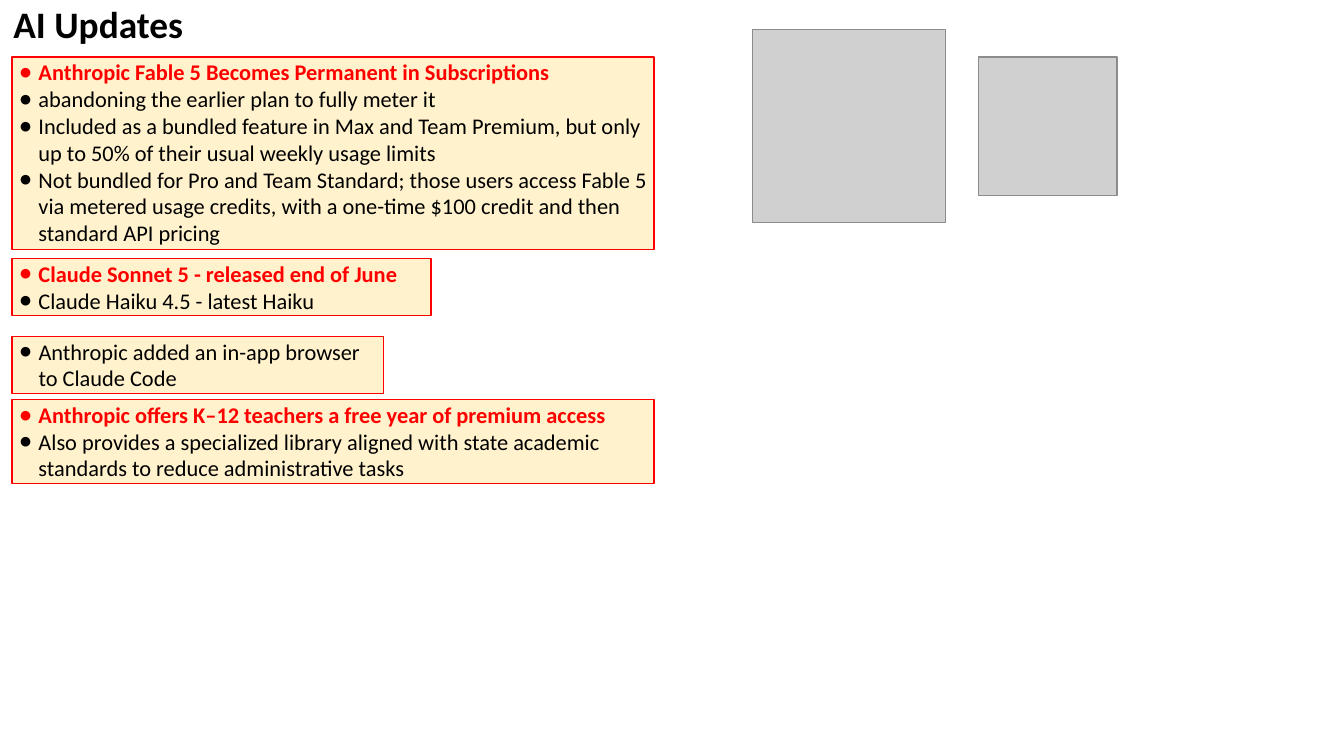
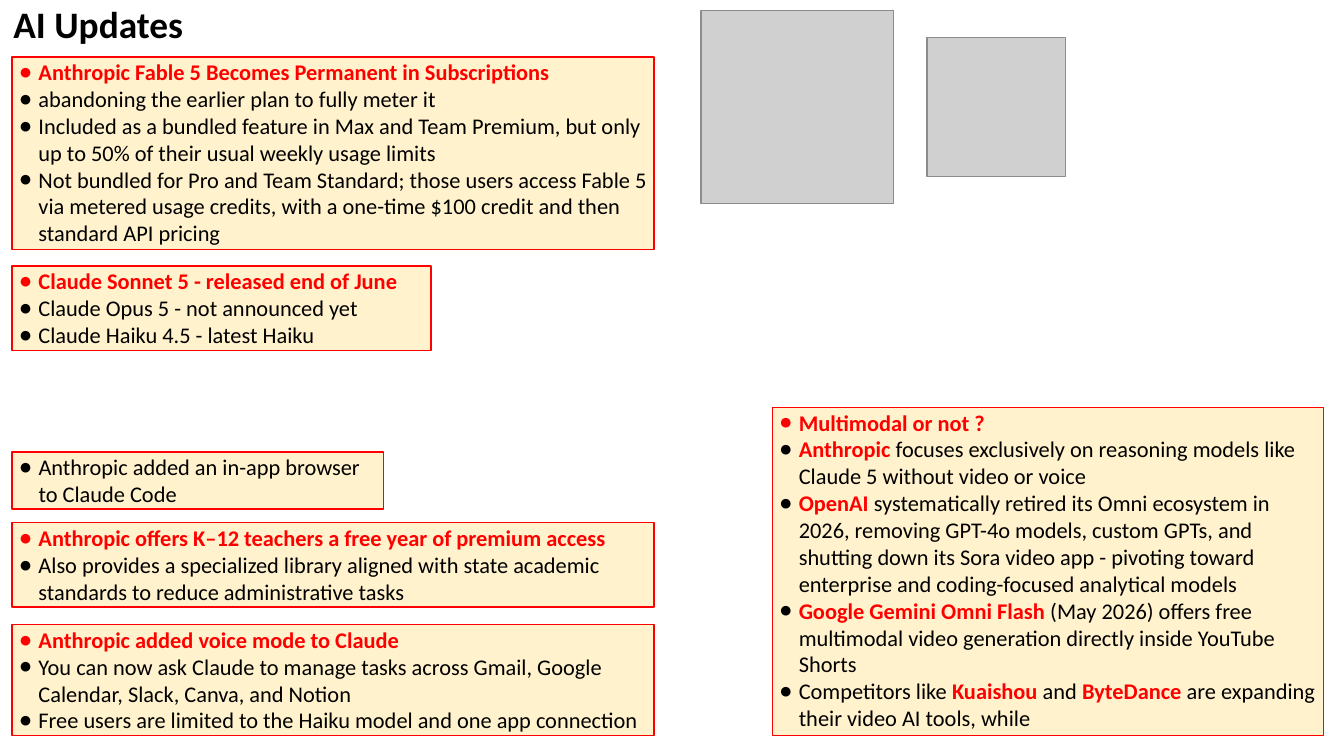
Before and after one commit to lselector/seminar, a slide deck: slide 4 of 2026/2026-07-24-AI-Updates.pptx. Drawn at 1344x756 pixels with LibreOffice and Linux fonts; fonts in the diff are those of the drawing; grey boxes stand for pictures. Boxes give left, top, right and bottom in pixels: in the first picture for what was removed or moved away, otherwise in the second. Text is boxed around its words. In the diff, an @@ line names an element or a change of style, - is before the commit and + after.

```diff
--- a/2026/2026-07-24-AI-Updates.pptx
+++ b/2026/2026-07-24-AI-Updates.pptx
@@ picture moved from (x1=753, y1=30, x2=945, y2=222) to (x1=702, y1=11, x2=894, y2=203) @@
@@ picture moved from (x1=978, y1=56, x2=1117, y2=195) to (x1=927, y1=38, x2=1066, y2=176) @@
@@ rectangle "Claude Sonnet 5 - released ..." resized from (x1=12, y1=258, x2=431, y2=314) to (x1=12, y1=266, x2=431, y2=351) @@
@@ text in rectangle at (x1=38, y1=300, x2=357, y2=320): paragraph added @@
+● Claude Opus 5 - not announced yet
@@ rectangle added at (x1=773, y1=407, x2=1324, y2=735), fill #FFF2CC, outline #FF0000 0.75 pt, 12 pt, text #000000 @@
+● Multimodal or not ?
+● Anthropic focuses exclusively on reasoning models like Claude 5 without video or voice
+● OpenAI systematically retired its Omni ecosystem in 2026, removing GPT-4o models, custom GPTs, and shutting down its Sora video app - pivoting toward enterprise and coding-focused analytical models
+● Google Gemini Omni Flash (May 2026) offers free multimodal video generation directly inside YouTube Shorts
+● Competitors like Kuaishou and ByteDance are expanding their video AI tools, while
@@ rectangle "Anthropic added an in-app browser ..." moved from (x1=12, y1=336, x2=383, y2=392) to (x1=12, y1=452, x2=383, y2=508) @@
@@ rectangle "Anthropic offers K–12 teachers a ..." moved from (x1=12, y1=399, x2=655, y2=484) to (x1=12, y1=523, x2=655, y2=607) @@
@@ rectangle added at (x1=12, y1=625, x2=655, y2=737), fill #FFF2CC, outline #FF0000 0.75 pt, 12 pt, text #000000 @@
+● Anthropic added voice mode to Claude
+● You can now ask Claude to manage tasks across Gmail, Google Calendar, Slack, Canva, and Notion
+● Free users are limited to the Haiku model and one app connection
```
Also in this commit, not shown: 9 other slides changed, 9 slides added, 1 slide removed.
